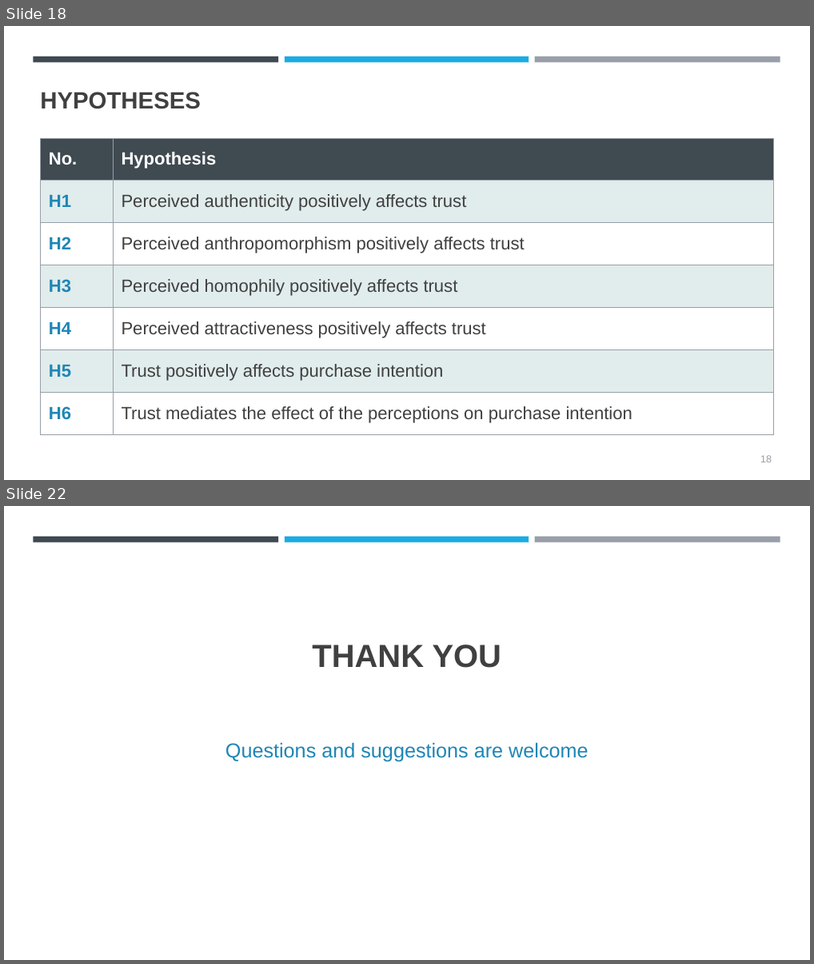
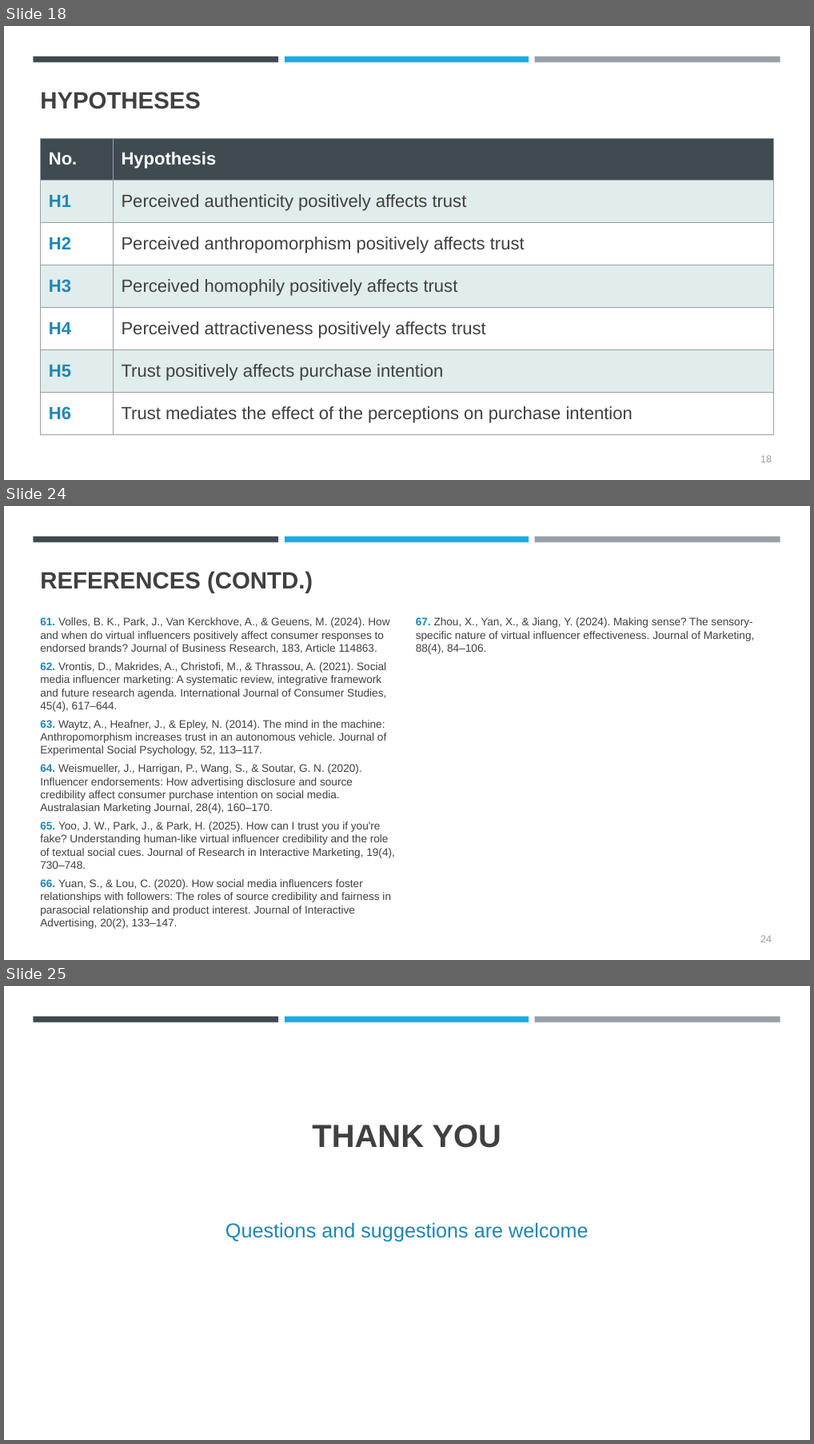
Before and after one commit to Abhiramjayan-versiert/AJ-Claude-, a slide deck: presentation/Virtual_Influencers_Trust_Purchase_Intention_GenZ.pptx. Shown one above the other, each under a label of ours: slides 18 and 22 before the commit, slides 18, 24 and 25 after it; the slides between them are not shown. The pictures are 814x964 and 814x1444 pixels, drawn with LibreOffice and Linux fonts; fonts in the diff are those of the drawing. Boxes give left, top, right and bottom in pixels: in the first picture for what was removed or moved away, otherwise in the second. Text is boxed around its words. In the diff, an @@ line names an element or a change of style, - is before the commit and + after.

```diff
--- a/presentation/Virtual_Influencers_Trust_Purchase_Intention_GenZ.pptx
+++ b/presentation/Virtual_Influencers_Trust_Purchase_Intention_GenZ.pptx
@@ slide 24 added at bbox=[4, 506, 810, 960], background #FFFFFF; not listed: 3 template elements that a slide beside it also shows @@
@@ title added at bbox=[40, 571, 313, 593], 28 pt, text #404040, bold @@
+REFERENCES (CONTD.)
@@ text added at bbox=[40, 617, 395, 928], 13 pt, text #404040 @@
+61. Volles, B. K., Park, J., Van Kerckhove, A., & Geuens, M. (2024). How and when do virtual influencers positively affect consumer responses to endorsed brands? Journal of Business Research, 183, Article 114863.
+62. Vrontis, D., Makrides, A., Christofi, M., & Thrassou, A. (2021). Social media influencer marketing: A systematic review, integrative framework and future research agenda. International Journal of Consumer Studies, 45(4), 617–644.
+63. Waytz, A., Heafner, J., & Epley, N. (2014). The mind in the machine: Anthropomorphism increases trust in an autonomous vehicle. Journal of Experimental Social Psychology, 52, 113–117.
+64. Weismueller, J., Harrigan, P., Wang, S., & Soutar, G. N. (2020). Influencer endorsements: How advertising disclosure and source credibility affect consumer purchase intention on social media. Australasian Marketing Journal, 28(4), 160–170.
+65. Yoo, J. W., Park, J., & Park, H. (2025). How can I trust you if you're fake? Understanding human-like virtual influencer credibility and the role of textual social cues. Journal of Research in Interactive Marketing, 19(4), 730–748.
+66. Yuan, S., & Lou, C. (2020). How social media influencers foster relationships with followers: The roles of source credibility and fairness in parasocial relationship and product interest. Journal of Interactive Advertising, 20(2), 133–147.
@@ text added at bbox=[416, 617, 755, 654], 13 pt, text #404040 @@
+67. Zhou, X., Yan, X., & Jiang, Y. (2024). Making sense? The sensory-specific nature of virtual influencer effectiveness. Journal of Marketing, 88(4), 84–106.
@@ page number added at bbox=[761, 935, 772, 942], 12 pt, text #989FA8 @@
+24
@@ what was slide 22 is now slide 25 @@
```
Also in this commit, not shown: 3 slides changed, 2 other slides added.
